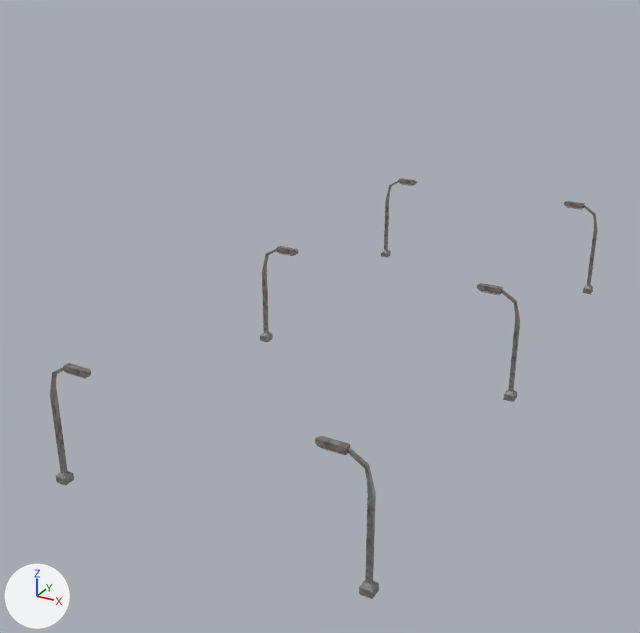
The FBX model Overdrive/Assets/Prefab/Building/Lamp.fbx: old version first, new version second.
Camera for both pictures: a 50 mm lens placed at (10.7, -28.6, 13.6), pointed at (-1.2, -6.8, 2.7). The lights are fixed; the arrows at lower left show +X, +Y and +Z. Where no turn or scale is listed for an object, it has been applied to the vertices.
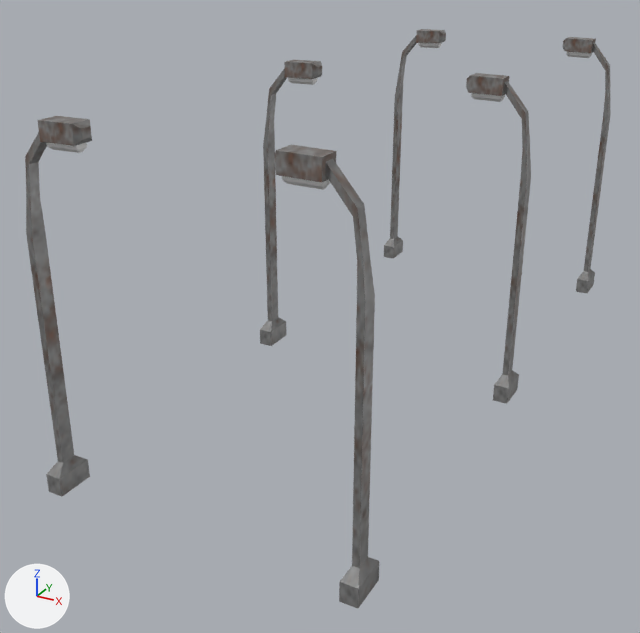
Pixel boxes [x1, y1, x2, y2] of what changed, in the pictures (640 x 633 px; the box of a moved part takes in the faces that stretch with it):
'Cube.003', reshaped, moved (7% wider, 37% taller): before [50, 178, 598, 599]; after [25, 29, 611, 608]
part 1 of me_cube_005, moved or reshaped: before [50, 363, 91, 486]; after [25, 116, 92, 497]
part 2 of me_cube_005, moved or reshaped: before [260, 246, 298, 342]; after [260, 60, 322, 346]
part 3 of me_cube_005, moved or reshaped: before [381, 178, 417, 258]; after [384, 29, 446, 258]
part 4 of me_cube_005, moved or reshaped: before [315, 436, 379, 599]; after [274, 144, 379, 608]
part 5 of me_cube_005, moved or reshaped: before [477, 283, 520, 402]; after [466, 73, 531, 404]
part 6 of me_cube_005, moved or reshaped: before [564, 201, 598, 294]; after [563, 37, 611, 293]

Patch to the scene script:
```diff
--- a/Overdrive/Assets/Prefab/Building/Lamp.fbx.py
+++ b/Overdrive/Assets/Prefab/Building/Lamp.fbx.py
@@ me_cube_005 @@
 me_cube_005.from_pydata(...)  # 336 vertices, 324 faces; spans x -0.2..8.9, y -0.2..19.8, z 0.0..3.5
 # used by ob_cube_003; location = (-4.36, -14.83, 0.49)
+# me_cube_005 part 1: the loose piece of 56 vertices spanning x -0.2..1.3, y -0.2..0.2, z 0.0..3.5 is scaled about the mesh origin by (1.42, 3.21, 2.69)
+# me_cube_005 part 2: the loose piece of 56 vertices spanning x -0.2..1.3, y 9.6..10.0, z 0.0..3.5 is scaled about its middle by (1.42, 3.21, 2.69), then moved by (0.2, 0.2, 2.9)
+# me_cube_005 part 3: the loose piece of 56 vertices spanning x -0.2..1.3, y 19.4..19.8, z 0.0..3.5 is scaled about its middle by (1.42, 3.21, 2.69), then moved by (0.2, 0.4, 2.9)
+# me_cube_005 part 4: the loose piece of 56 vertices spanning x 7.4..8.9, y -0.2..0.2, z 0.0..3.5 is scaled about its middle by (1.42, 3.21, 2.69), then moved by (-0.6, 0.0, 2.9)
+# me_cube_005 part 5: the loose piece of 56 vertices spanning x 7.4..8.9, y 9.6..10.0, z 0.0..3.5 is scaled about its middle by (1.42, 3.21, 2.69), then moved by (-0.6, 0.2, 2.9)
+# me_cube_005 part 6: the loose piece of 56 vertices spanning x 7.4..8.9, y 19.4..19.8, z 0.0..3.5 is scaled about its middle by (1.42, 3.21, 2.69), then moved by (-0.6, 0.4, 2.9)
 me_cube_005.materials.append(mat_material_003)
@@ ob_cube_003 @@
 ob_cube_003 = bpy.data.objects.new('Cube.003', me_cube_005)
-ob_cube_003.location = (-4.36, -14.83, 0.49)
+ob_cube_003.location = (-4.16, -14.88, 0.56)
```
